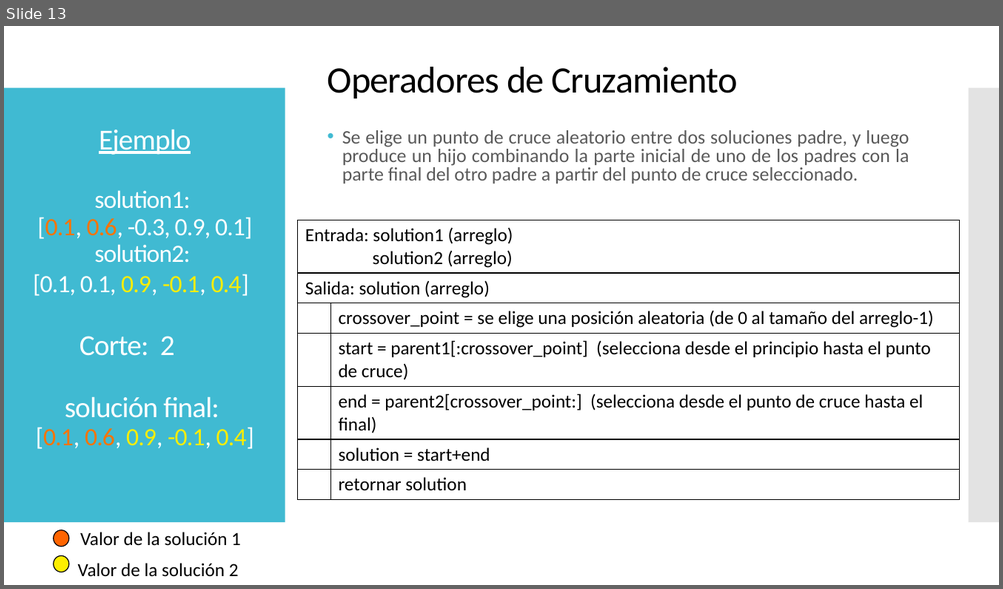
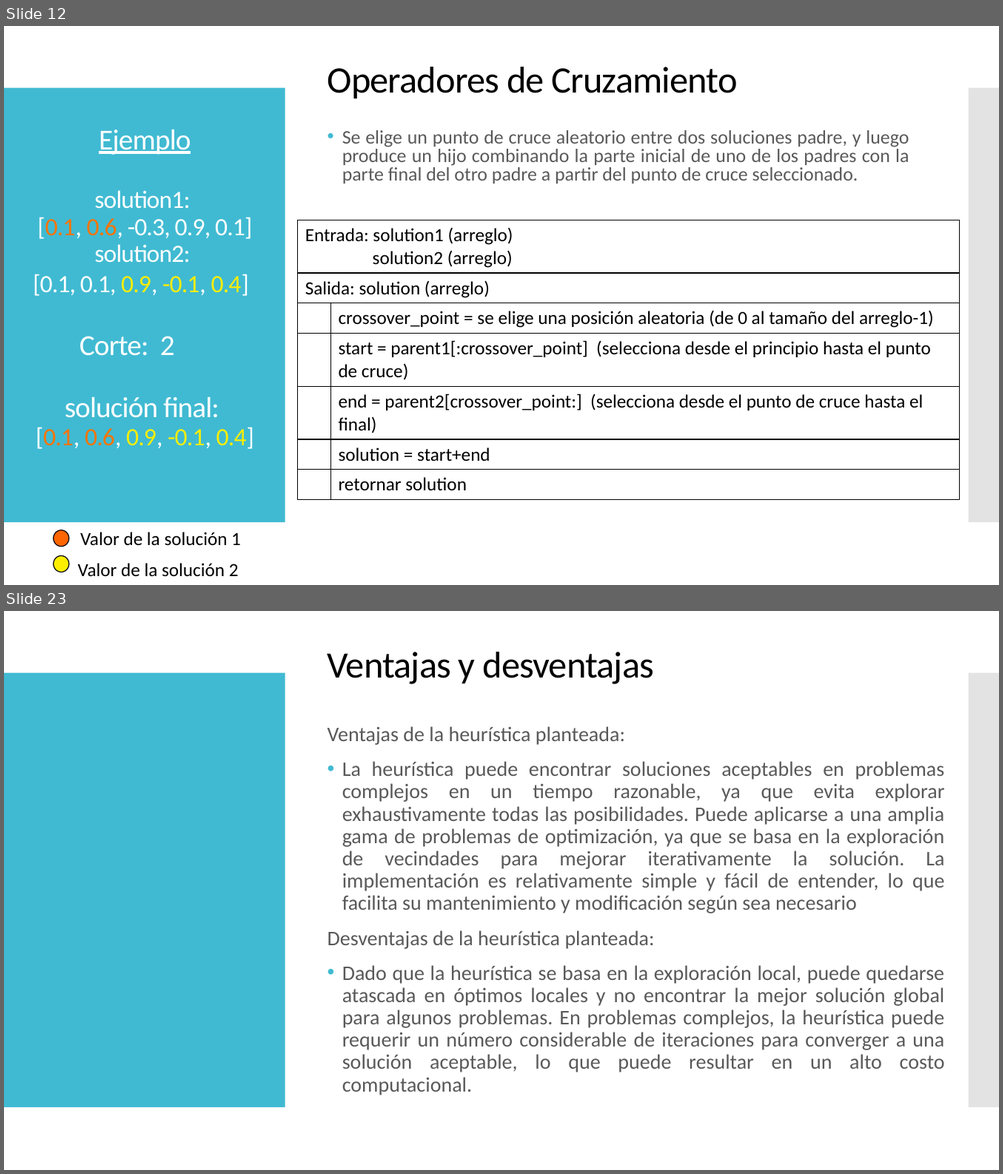
Before and after one commit to Javy011021/prediccion1, a slide deck: ppt/MH_laura_Javier_T3.pptx. Shown one above the other, each under a label of ours: slide 13 before the commit, slides 12 and 23 after it; the slides between them are not shown. The pictures are 1003x589 and 1003x1174 pixels, drawn with LibreOffice and Linux fonts; fonts in the diff are those of the drawing. Boxes give left, top, right and bottom in pixels: in the first picture for what was removed or moved away, otherwise in the second. Text is boxed around its words. In the diff, an @@ line names an element or a change of style, - is before the commit and + after.

```diff
--- a/ppt/MH_laura_Javier_T3.pptx
+++ b/ppt/MH_laura_Javier_T3.pptx
@@ slide 23 added at [4, 611, 999, 1170], background #FFFFFF; not listed: 2 template elements that a slide beside it also shows @@
@@ text added at [327, 652, 654, 684], 36 pt, text #000000 @@
+Ventajas y desventajas
@@ text added at [327, 726, 945, 1096], 20 pt, text #595959 @@
+Ventajas de la heurística planteada:
+• La heurística puede encontrar soluciones aceptables en problemas complejos en un tiempo razonable, ya que evita explorar exhaustivamente todas las posibilidades. Puede aplicarse a una amplia gama de problemas de optimización, ya que se basa en la exploración de vecindades para mejorar iterativamente la solución. La implementación es relativamente simple y fácil de entender, lo que facilita su mantenimiento y modificación según sea necesario
+Desventajas de la heurística planteada:
+• Dado que la heurística se basa en la exploración local, puede quedarse atascada en óptimos locales y no encontrar la mejor solución global para algunos problemas. En problemas complejos, la heurística puede requerir un número considerable de iteraciones para converger a una solución aceptable, lo que puede resultar en un alto costo computacional.
@@ what was slide 13 is now slide 12 @@
```
Also in this commit, not shown: 7 slides changed, 9 other slides added, 6 slides removed, 3 other files.
